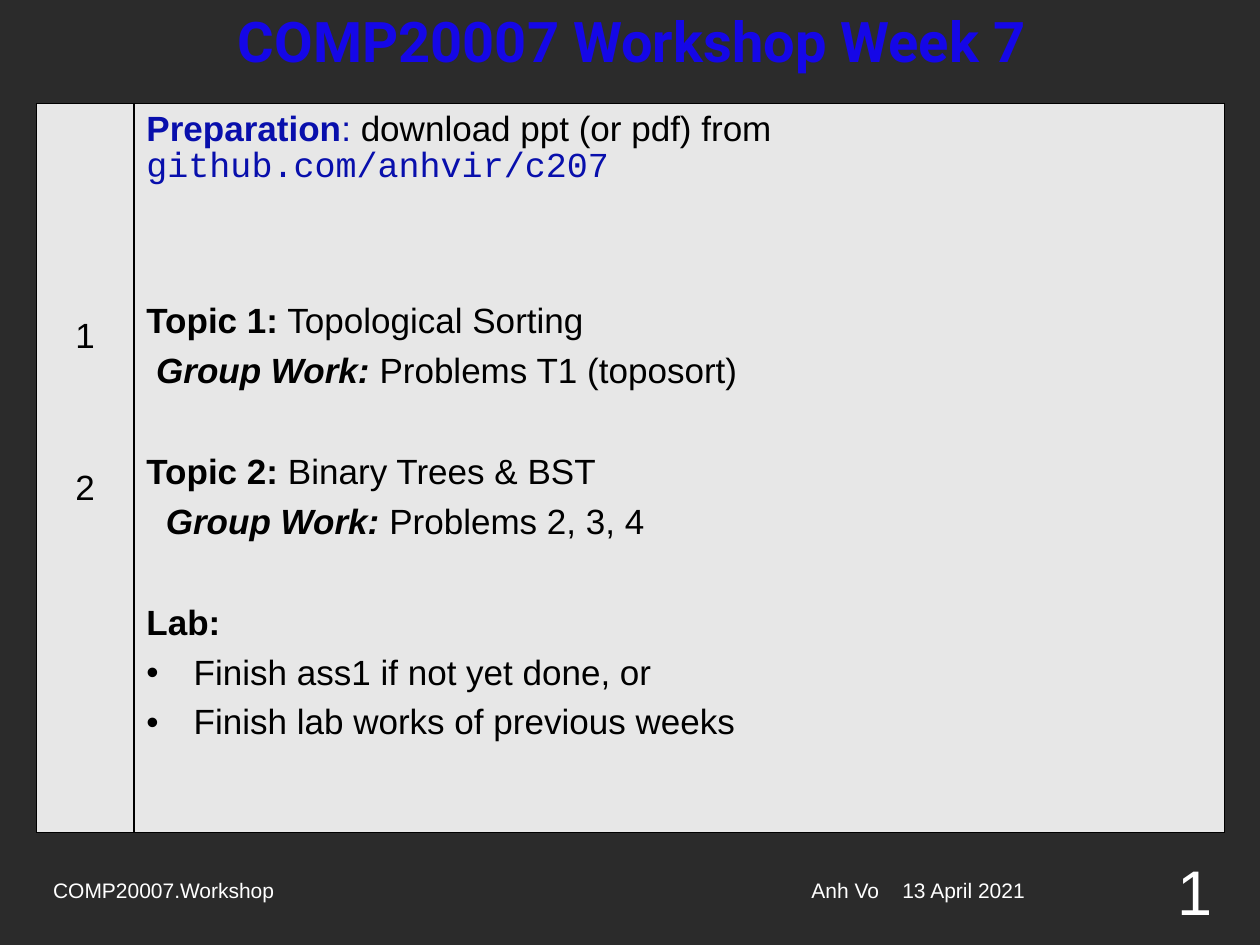
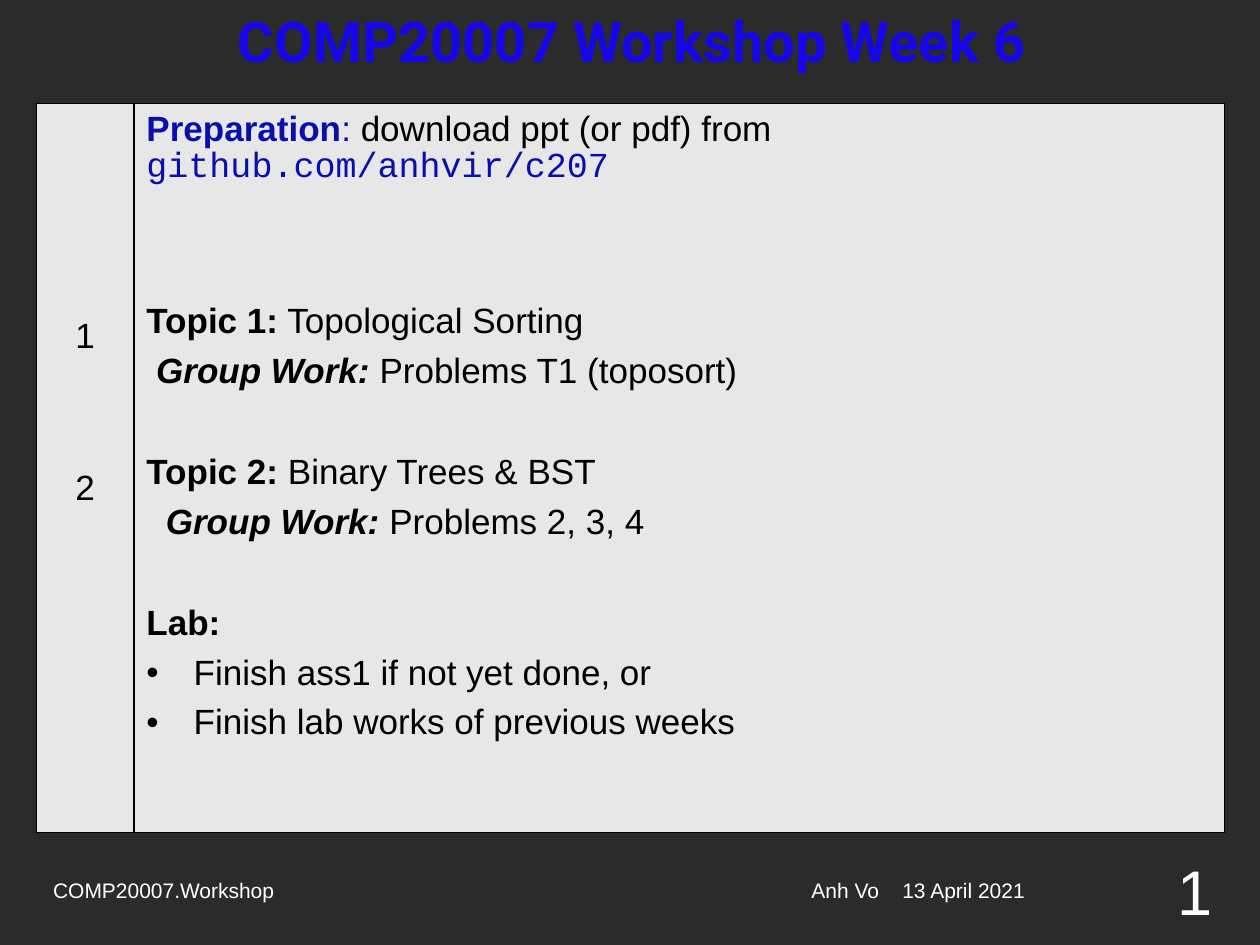
Before and after one commit to anhvir/c207, a slide deck: slide 1 of 06_C207_21S1.pptx. Drawn at 1260x945 pixels with LibreOffice and Linux fonts; fonts in the diff are those of the drawing; background and template pictures are left out; a plain dark background stands for a picture behind light text. Boxes give left, top, right and bottom in pixels: in the first picture for what was removed or moved away, otherwise in the second. Text is boxed around its words. In the diff, an @@ line names an element or a change of style, - is before the commit and + after.

```diff
--- a/06_C207_21S1.pptx
+++ b/06_C207_21S1.pptx
@@ title at (x1=238, y1=20, x2=1025, y2=74): text changed @@
-COMP20007 Workshop Week 7
+COMP20007 Workshop Week 6
```
Also in this commit, not shown: 1 other file.
